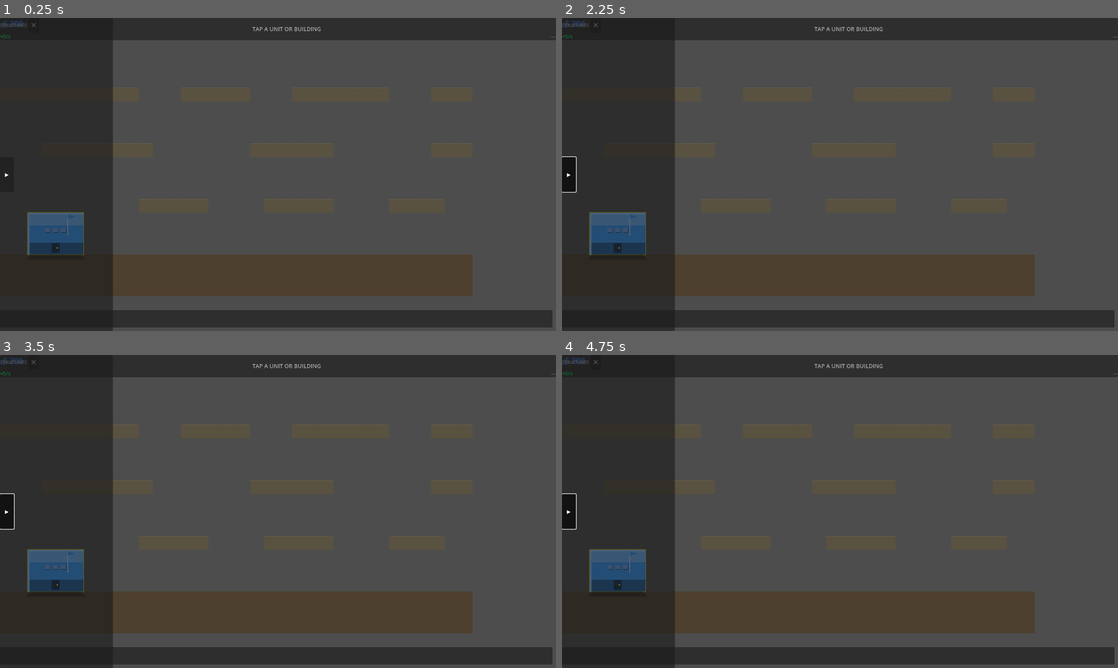
Above: before the commit, frames 1-4 (two rows, left to right).
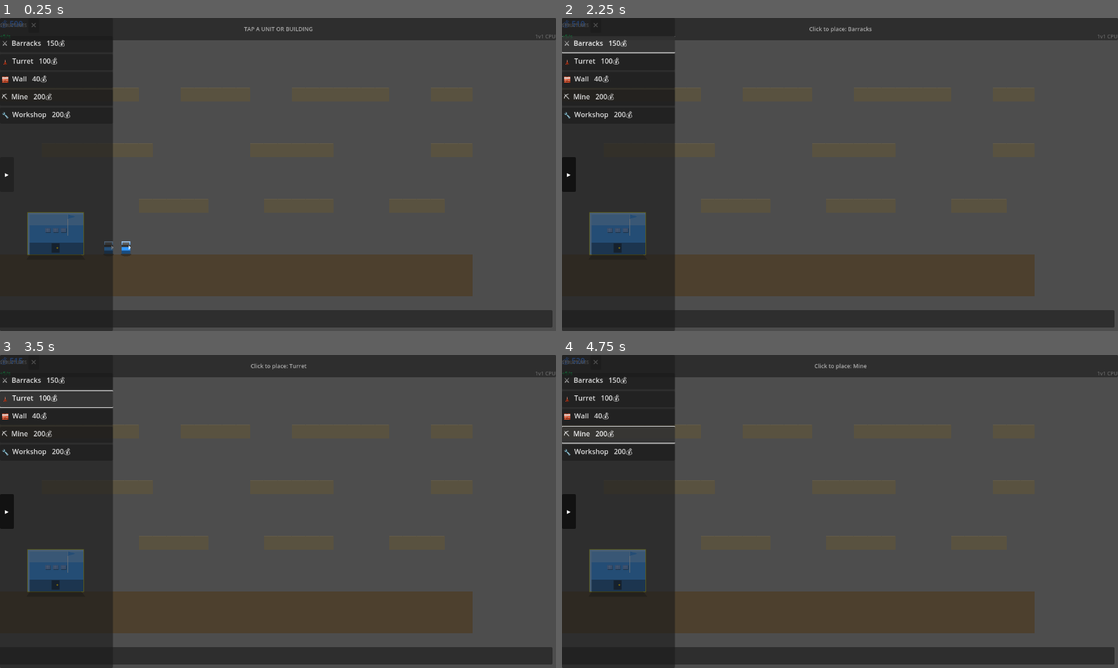
Above: after the commit, the same moments.

Repository: infinitybiscuit/fortress-command
Game: Godot game, scene res://scenes/game/game_scene.tscn
Same seed, same stepped clock (60 frames per second), same inputs: the game is played once before the commit and once after it.
Inputs (mouse positions are in pixels of both pictures, inside the frame that each line leads up to):
- Up to frame 1 (0.25 s): no input
- Up to frame 2 (2.25 s): click "✕" at 0.5 s; click "▸" at 1.25 s; click (617, 43) at 2 s, where only the run after the commit has a clickable "⚔ Barracks 150💰"
- Up to frame 3 (3.5 s): click (55, 398) at 2.75 s, where only the run after the commit has a clickable "🗼 Turret 100💰"
- Up to frame 4 (4.75 s): click (617, 417) at 3.5 s, where only the run after the commit has a clickable "🧱 Wall 40💰"; click (617, 433) at 4.25 s, where only the run after the commit has a clickable "⛏ Mine 200💰"

The runs differ from the first frame. In frame 1, 0.6% of the frame differs, in the area x 0-100%, y 0-76%; in frame 2, 0.7%; in frame 3, 0.7%, in the area x 0-100%, y 0-56%; in frame 4, 0.7%.
Error before the commit: Trying to assign value of type 'Control' to a variable of type 'hud.gd'. (res://scripts/game/game_scene.gd:17)

Commit message:
Fix HUD script attachment and invalid draw_ellipse call
- Attach hud.gd script to the HUD scene root; without it the node was a
  plain Control, so the @onready HUD typed reference failed and every
  hud.* call hit a Nil base
- Fix GameRenderer.draw_unit calling canvas.draw_ellipse — CanvasItem has
  no draw_ellipse method. Route to the static GameRenderer.draw_ellipse
  polygon helper instead

https://claude.ai/code/session_01FFsLYEoZBhHorYKSisAVT4

Diff:
--- a/godot/scenes/ui/hud.tscn
+++ b/godot/scenes/ui/hud.tscn
@@ -1,6 +1,9 @@
 [gd_scene format=3 uid="uid://hud_scene"]
 
+[ext_resource type="Script" path="res://scripts/ui/hud.gd" id="1_hud"]
+
 [node name="HUD" type="Control"]
+script = ExtResource("1_hud")
 layout_mode = 3
 anchors_preset = 15
 anchor_right = 1.0
--- a/godot/scripts/autoload/game_renderer.gd
+++ b/godot/scripts/autoload/game_renderer.gd
@@ -67,10 +67,10 @@
 	var rect: Rect2 = Rect2(screen_pos - Vector2(w / 2, h), Vector2(w, h))
 	var sel_rect: Rect2 = rect.grow(2.0)
 
-	# Ground shadow (ellipse via 4-arc approximation)
+	# Ground shadow (ellipse via polygon approximation)
 	var shadow_col: Color = Color(0, 0, 0, 0.28)
 	var shadow_rect: Rect2 = Rect2(rect.position.x - 2, rect.end.y - 2, w + 4, 8)
-	canvas.draw_ellipse(shadow_rect, shadow_col)
+	draw_ellipse(canvas, shadow_rect, shadow_col)
 
 	# Body gradient fill
 	var body_top: Color = _lerp_color(PLAYER_COLORS[faction % 4], [1.0, 1.0, 1.0], 0.28)
